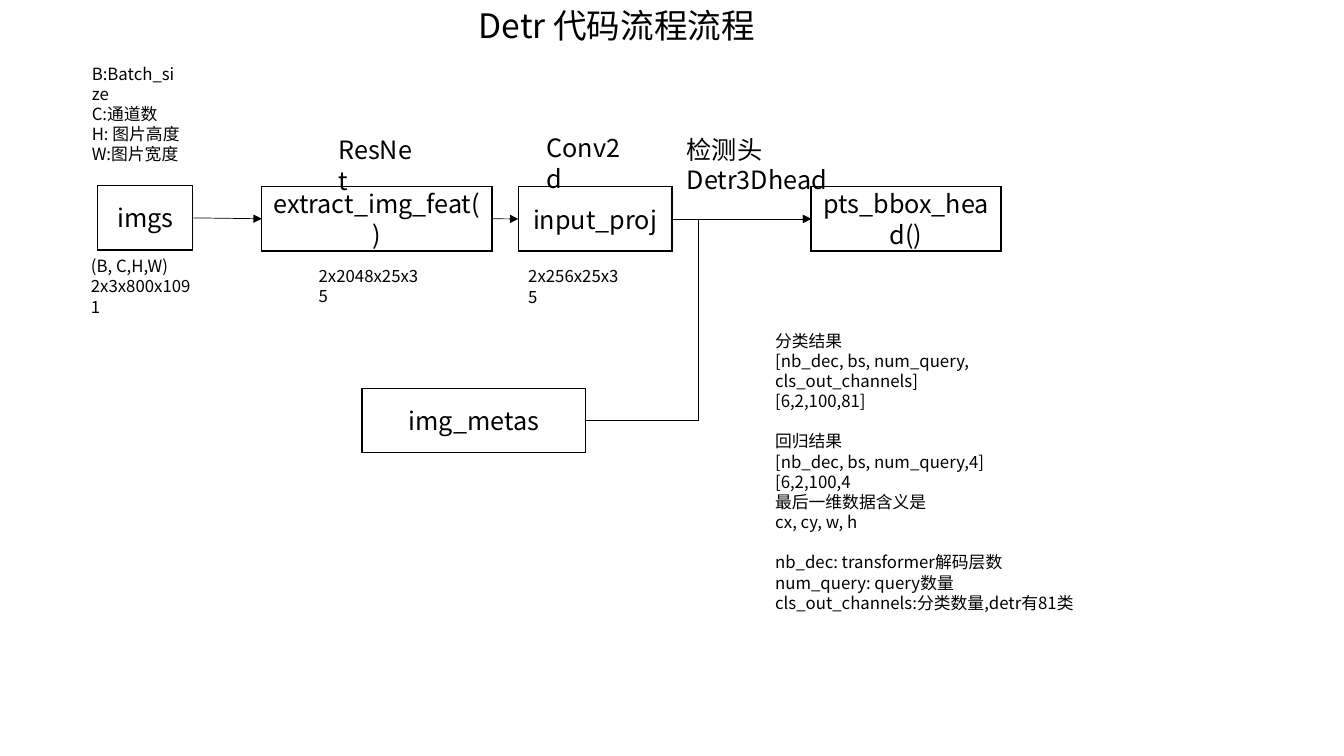
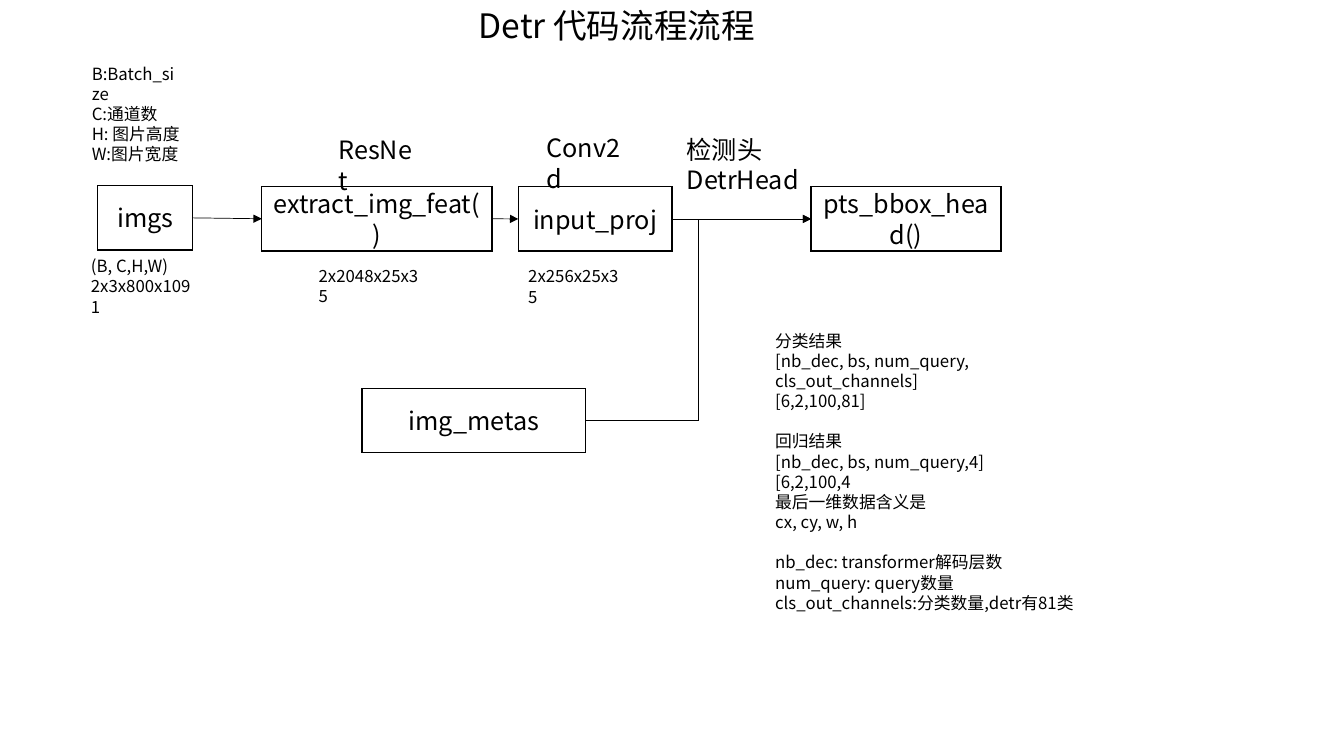
Before and after one commit to foxbao/mmlab_install, a slide deck: slide 16 of 数据集结构.pptx (slide 3 before the commit). Drawn at 1344x756 pixels with LibreOffice and Linux fonts; fonts in the diff are those of the drawing. Boxes give left, top, right and bottom in pixels: in the first picture for what was removed or moved away, otherwise in the second. Text is boxed around its words. In the diff, an @@ line names an element or a change of style, - is before the commit and + after.

```diff
--- a/数据集结构.pptx
+++ b/数据集结构.pptx
@@ text at box(687, 137, 799, 190): text changed @@
-检测头Detr3Dhead
+检测头DetrHead
```
Also in this commit, not shown: 3 other slides changed, 7 slides added, 2 slides removed, 6 other files.
